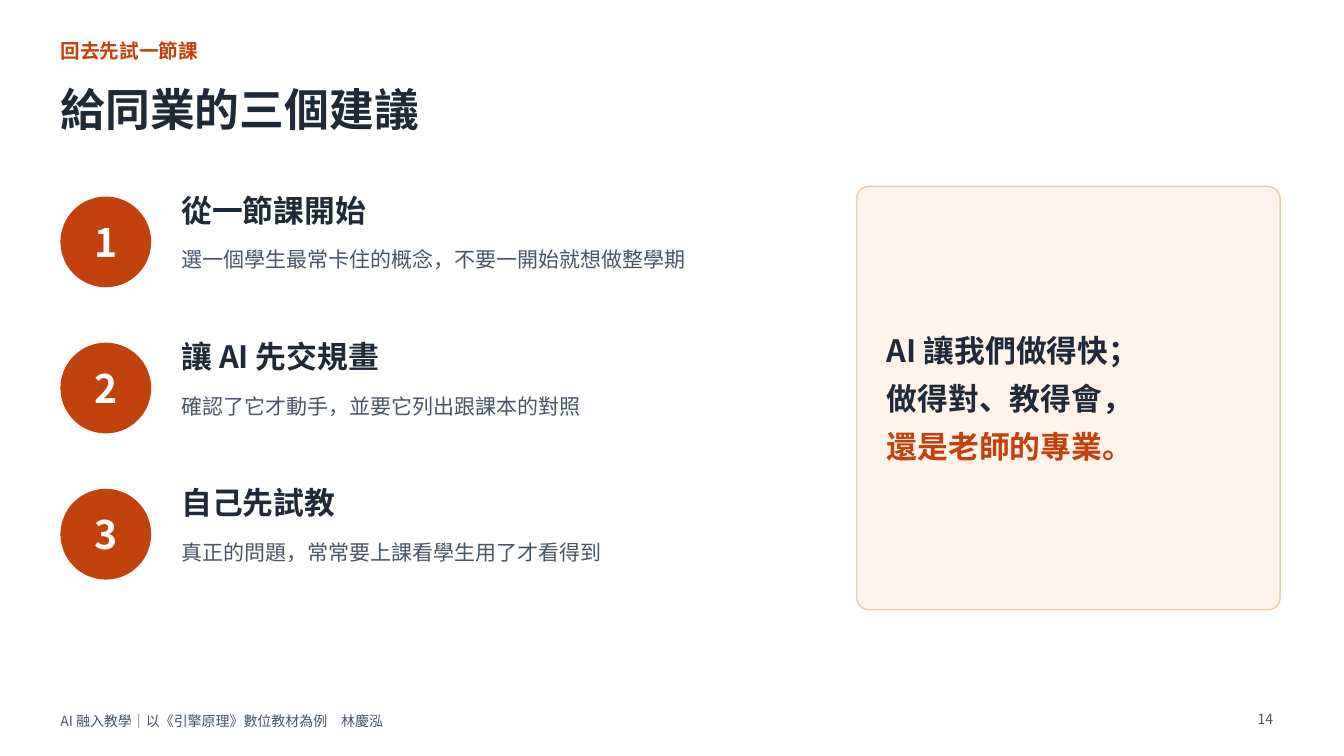
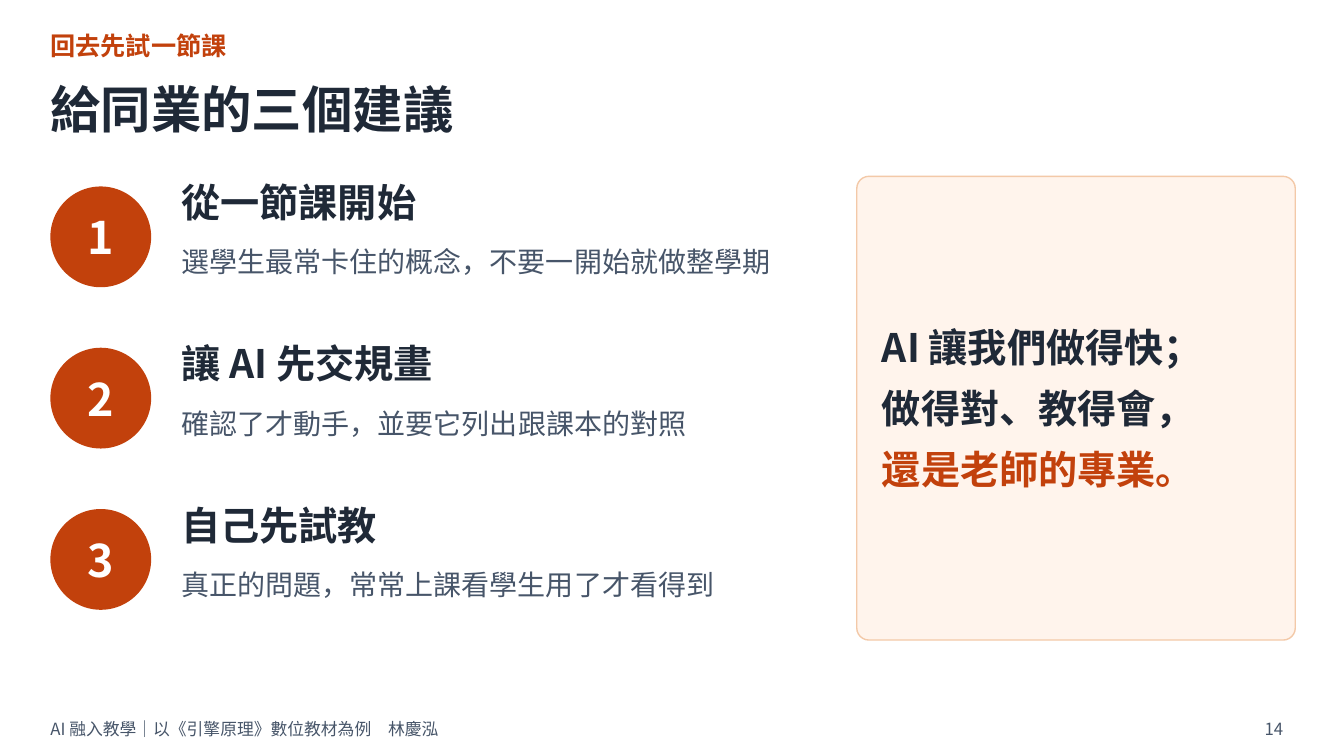
Before and after one commit to ntccar01/engine-principles, a slide deck: slide 14 of share/docs/AI融入教學_引擎原理_教師分享_列印版.pptx. Drawn at 1344x756 pixels with LibreOffice and Linux fonts; fonts in the diff are those of the drawing. Boxes give left, top, right and bottom in pixels: in the first picture for what was removed or moved away, otherwise in the second. Text is boxed around its words. In the diff, an @@ line names an element or a change of style, - is before the commit and + after.

```diff
--- a/share/docs/AI融入教學_引擎原理_教師分享_列印版.pptx
+++ b/share/docs/AI融入教學_引擎原理_教師分享_列印版.pptx
@@ text "回去先試一節課" moved from (x1=60, y1=41, x2=197, y2=60) to (x1=50, y1=33, x2=226, y2=58) @@
@@ text "回去先試一節課" at (x1=50, y1=33, x2=226, y2=58): size 14 to 18 pt @@
@@ title "給同業的三個建議" moved from (x1=60, y1=87, x2=419, y2=130) to (x1=50, y1=85, x2=453, y2=133) @@
@@ title "給同業的三個建議" at (x1=50, y1=85, x2=453, y2=133): size 32 to 36 pt @@
@@ text "從一節課開始" moved from (x1=181, y1=195, x2=365, y2=225) to (x1=181, y1=183, x2=416, y2=221) @@
@@ rounded rectangle resized from (x1=857, y1=187, x2=1280, y2=610) to (x1=857, y1=176, x2=1296, y2=640) @@
@@ rounded rectangle at (x1=857, y1=176, x2=1296, y2=640): proportions changed @@
@@ ellipse "1" resized from (x1=60, y1=197, x2=151, y2=287) to (x1=50, y1=187, x2=151, y2=287) @@
@@ text "AI 讓我們做得快；" moved from (x1=887, y1=335, x2=1139, y2=461) to (x1=882, y1=328, x2=1203, y2=488) @@
@@ text "AI 讓我們做得快；" at (x1=882, y1=328, x2=1203, y2=488): size 22 to 28 pt; more space between paragraphs @@
@@ text at (x1=181, y1=248, x2=770, y2=275): text changed; size 15 to 20 pt @@
-選一個學生最常卡住的概念，不要一開始就想做整學期
+選學生最常卡住的概念，不要一開始就做整學期
@@ ellipse "2" resized from (x1=60, y1=343, x2=151, y2=434) to (x1=50, y1=348, x2=151, y2=449) @@
@@ text at (x1=181, y1=410, x2=686, y2=437): text changed; size 15 to 20 pt @@
-確認了它才動手，並要它列出跟課本的對照
+確認了才動手，並要它列出跟課本的對照
@@ size 28 to 32 pt in 3 elements at (x1=50, y1=187, x2=151, y2=287), (x1=50, y1=348, x2=151, y2=449), (x1=50, y1=509, x2=151, y2=610) @@
@@ ellipse "3" resized from (x1=60, y1=489, x2=151, y2=580) to (x1=50, y1=509, x2=151, y2=610) @@
@@ size 22 to 28 pt in 3 elements at (x1=181, y1=344, x2=433, y2=382), (x1=181, y1=183, x2=416, y2=221), (x1=181, y1=506, x2=377, y2=544) @@
@@ text "自己先試教" moved from (x1=181, y1=488, x2=335, y2=517) to (x1=181, y1=506, x2=377, y2=544) @@
@@ text at (x1=181, y1=571, x2=714, y2=598): text changed; size 15 to 20 pt @@
-真正的問題，常常要上課看學生用了才看得到
+真正的問題，常常上課看學生用了才看得到
@@ text "AI 融入教學｜以《引擎原理》數位教材為例 林慶泓" at (x1=50, y1=720, x2=438, y2=737): size 10 to 12 pt @@
@@ text "AI 融入教學｜以《引擎原理》數位教材為例 林慶泓" moved from (x1=60, y1=714, x2=383, y2=728) to (x1=50, y1=720, x2=438, y2=737) @@
@@ page number moved from (x1=1258, y1=713, x2=1274, y2=724) to (x1=1265, y1=722, x2=1284, y2=735) @@
@@ page number at (x1=1265, y1=722, x2=1284, y2=735): size 10 to 12 pt @@
```
Also in this commit, not shown: 15 other slides changed, 17 other files.
